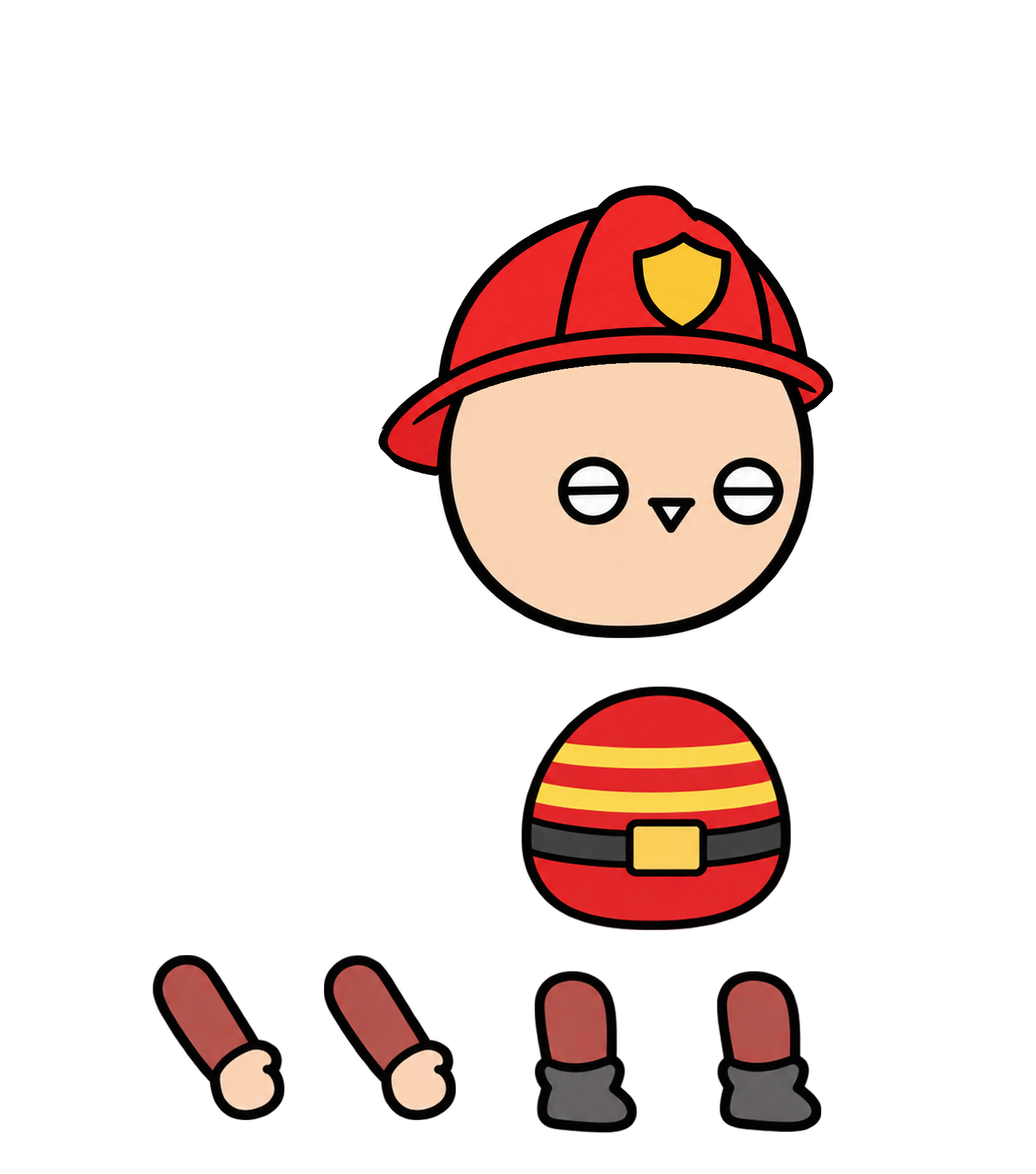
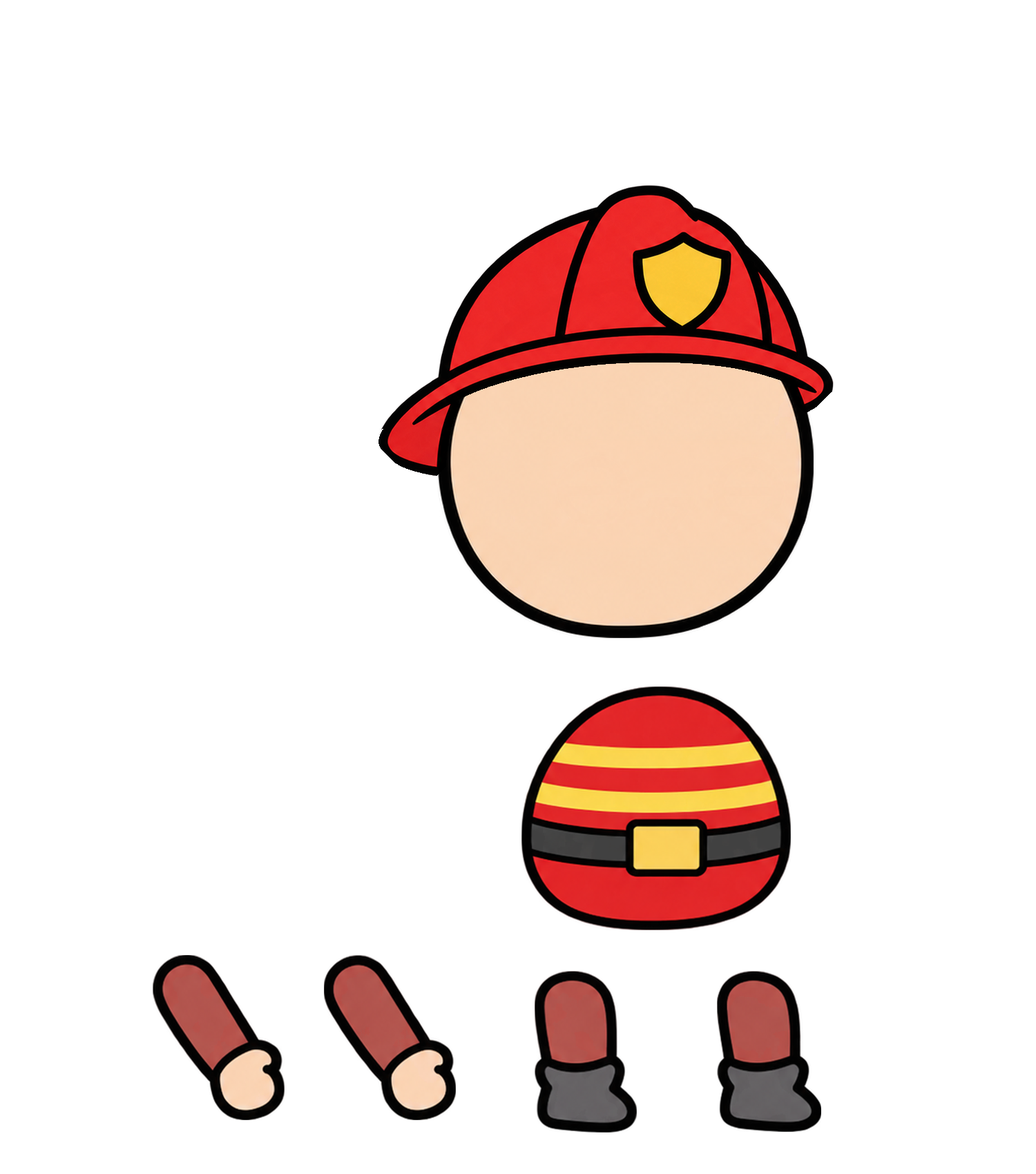
Revision of a layered 1036 x 1174 image; what changed, layer by layer:
painted on "머리" over [549, 442, 801, 553]
